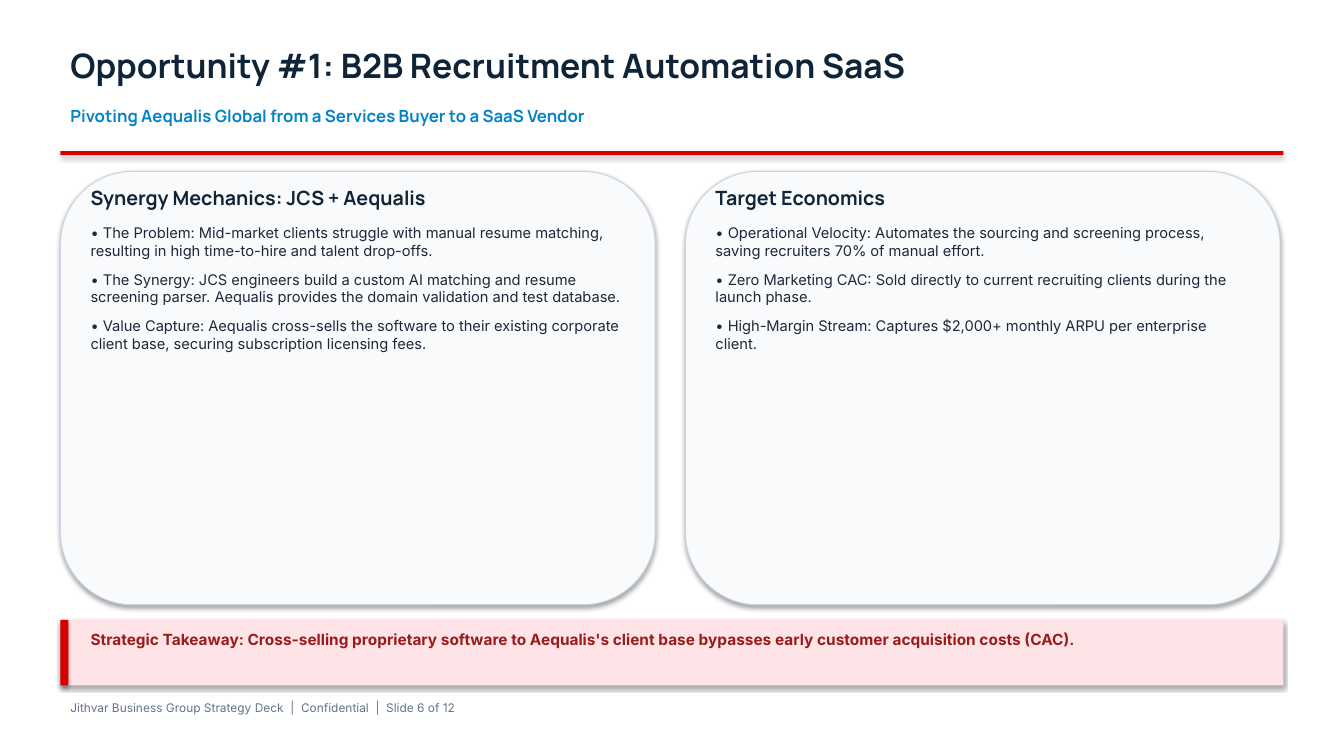
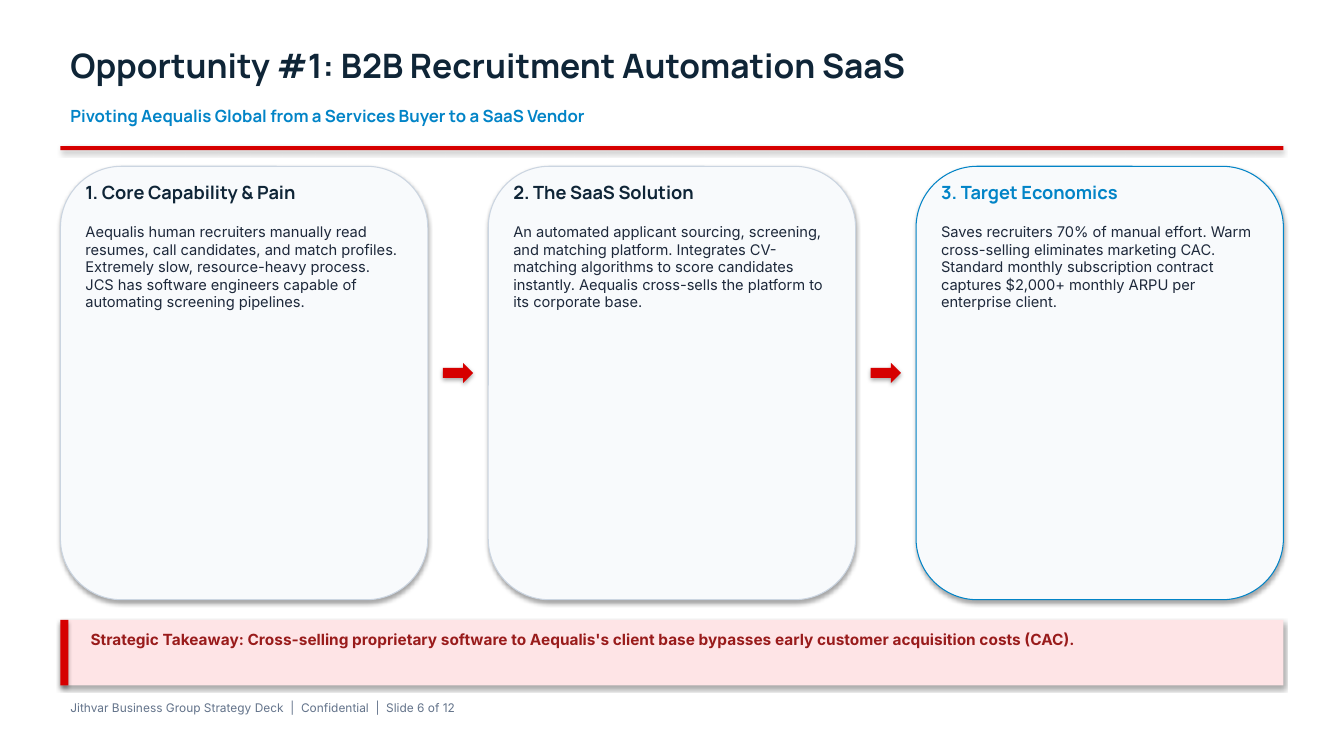
Before and after one commit to parikhniket655/JGB, a slide deck: slide 6 of documents/1_pitch_deck.pptx. Drawn at 1344x756 pixels with LibreOffice and Linux fonts; fonts in the diff are those of the drawing. Boxes give left, top, right and bottom in pixels: in the first picture for what was removed or moved away, otherwise in the second. Text is boxed around its words. In the diff, an @@ line names an element or a change of style, - is before the commit and + after.

Commit message:
Implement customized visual slide layouts (split tables, process maps, three-column grids, and comparison cards) for the PowerPoint and PDF presentations

```diff
--- a/documents/1_pitch_deck.pptx
+++ b/documents/1_pitch_deck.pptx
@@ rectangle: place and size @@
-rectangle at box(60, 151, 1284, 155)
+rectangle at box(60, 146, 1284, 150)
@@ rounded rectangle: place and size @@
-rounded rectangle at box(60, 171, 655, 605)
+rounded rectangle at box(60, 166, 427, 600)
@@ rounded rectangle: place and size @@
-rounded rectangle at box(686, 171, 1280, 605)
+rounded rectangle at box(488, 166, 855, 600)
@@ rounded rectangle added at box(917, 166, 1284, 600), fill #F8FAFC, outline #0284C7 0.75 pt @@
@@ text added at box(85, 185, 397, 310), 10.5 pt, text #1E293B @@
+1. Core Capability & Pain
+Aequalis human recruiters manually read resumes, call candidates, and match profiles. Extremely slow, resource-heavy process. JCS has software engineers capable of automating screening pipelines.
@@ text removed at box(91, 190, 620, 352) @@
-Synergy Mechanics: JCS + Aequalis
-• The Problem: Mid-market clients struggle with manual resume matching, resulting in high time-to-hire and talent drop-offs.
-• The Synergy: JCS engineers build a custom AI matching and resume screening parser. Aequalis provides the domain validation and test database.
-• Value Capture: Aequalis cross-sells the software to their existing corporate client base, securing subscription licensing fees.
@@ text added at box(513, 185, 822, 310), 10.5 pt, text #1E293B @@
+2. The SaaS Solution
+An automated applicant sourcing, screening, and matching platform. Integrates CV-matching algorithms to score candidates instantly. Aequalis cross-sells the platform to its corporate base.
@@ text at box(941, 185, 1251, 310): text changed @@
-Target Economics
-• Operational Velocity: Automates the sourcing and screening process, saving recruiters 70% of manual effort.
-• Zero Marketing CAC: Sold directly to current recruiting clients during the launch phase.
-• High-Margin Stream: Captures $2,000+ monthly ARPU per enterprise client.
+3. Target Economics
+Saves recruiters 70% of manual effort. Warm cross-selling eliminates marketing CAC. Standard monthly subscription contract captures $2,000+ monthly ARPU per enterprise client.
@@ right arrow added at box(443, 363, 473, 383), fill #D60000 @@
@@ right arrow added at box(871, 363, 901, 383), fill #D60000 @@
```
Also in this commit, not shown: 11 other slides changed, 1 other file.
